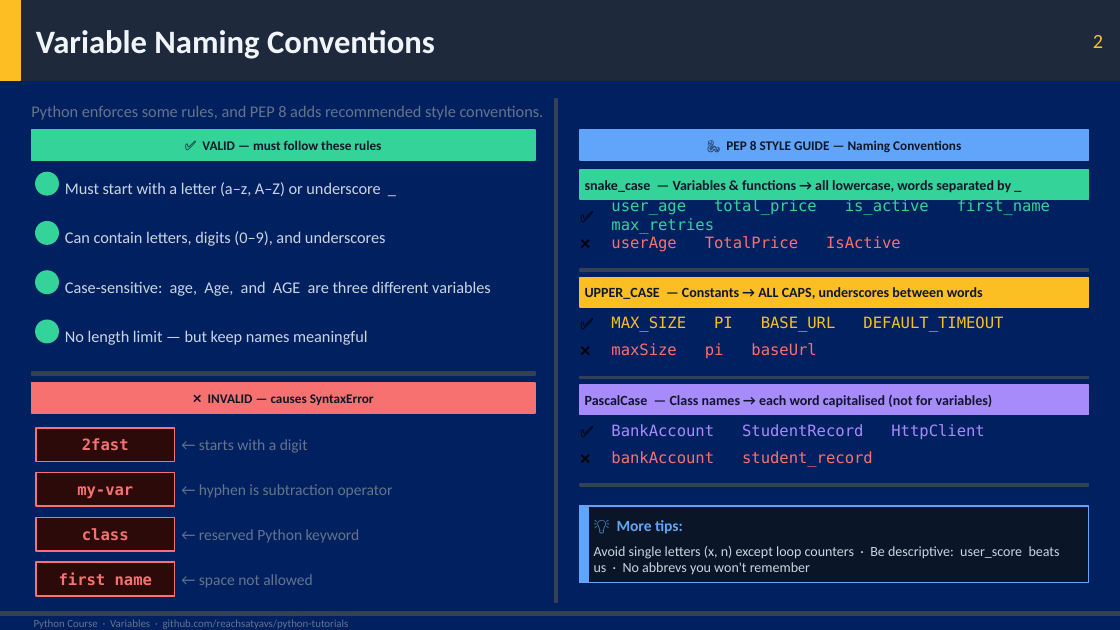
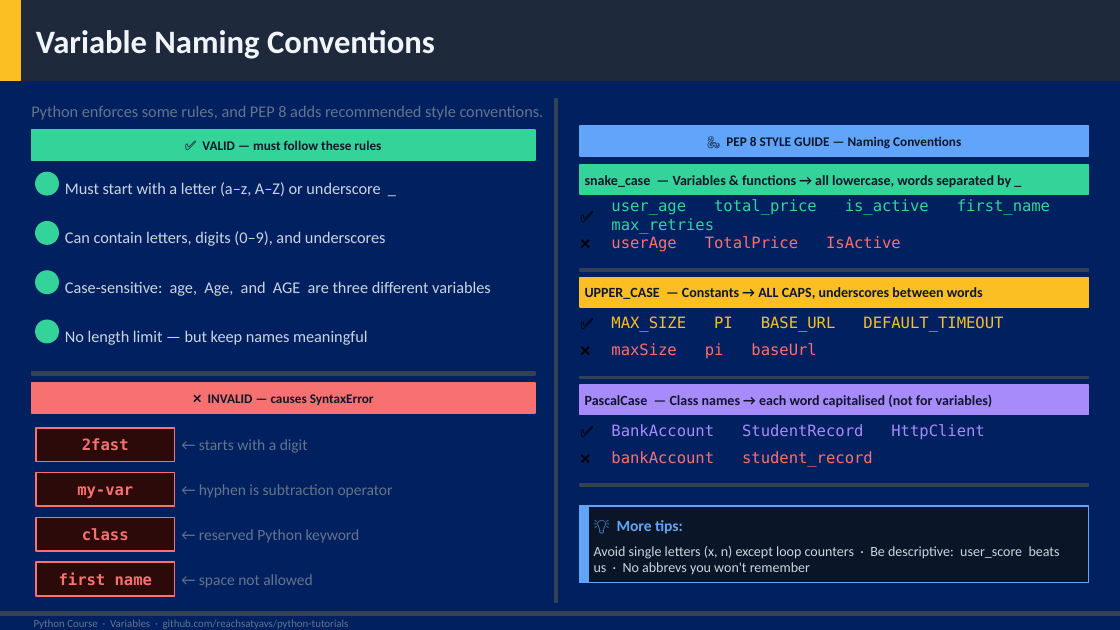
Before and after one commit to reachsatyavs/python-tutorials, a slide deck: slide 2 of dataTypes/PythonVariablesAndDataTypes.pptx. Drawn at 1120x630 pixels with LibreOffice and Linux fonts; fonts in the diff are those of the drawing. Boxes give left, top, right and bottom in pixels: in the first picture for what was removed or moved away, otherwise in the second. Text is boxed around its words. In the diff, an @@ line names an element or a change of style, - is before the commit and + after.

```diff
--- a/dataTypes/PythonVariablesAndDataTypes.pptx
+++ b/dataTypes/PythonVariablesAndDataTypes.pptx
@@ text removed at [1093, 35, 1103, 48] @@
-2
@@ 2 texts, 2 rectangles: place and size @@
-2 texts, 2 rectangles at [580, 130, 1089, 199]
+2 texts, 2 rectangles at [580, 125, 1089, 194]
```
Also in this commit, not shown: 10 other slides changed, 2 slides added, 1 other file.
